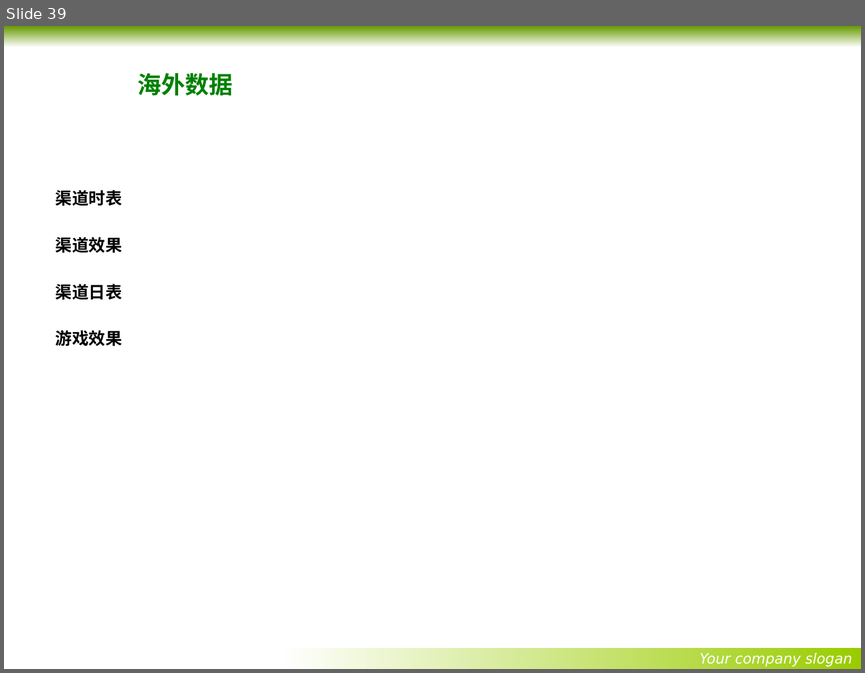
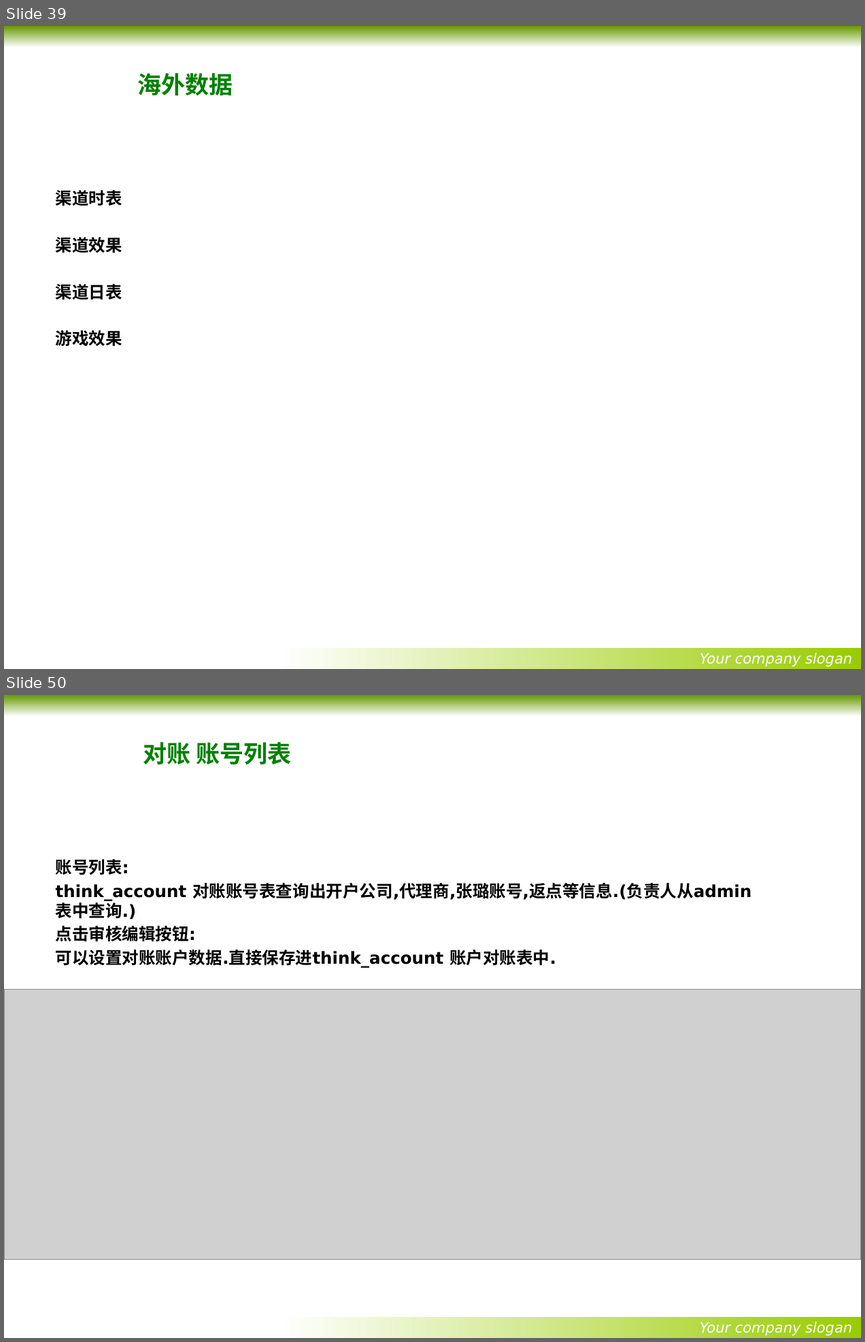
Before and after one commit to wangxiqunlucky/x-mind, a slide deck: youyun/优云项目讲解内容-最终正式版.pptx. Shown one above the other, each under a label of ours: slide 39 before the commit, slides 39 and 50 after it; the slides between them are not shown. The pictures are 865x673 and 865x1342 pixels, drawn with LibreOffice and Linux fonts; fonts in the diff are those of the drawing; grey boxes stand for pictures; background and template pictures are left out. Boxes give left, top, right and bottom in pixels: in the first picture for what was removed or moved away, otherwise in the second. Text is boxed around its words. In the diff, an @@ line names an element or a change of style, - is before the commit and + after.

Commit message:
2017年4月17日01:11:21
完成优云项目思维导图和ppt,还差数据库关系

```diff
--- a/youyun/优云项目讲解内容-最终正式版.pptx
+++ b/youyun/优云项目讲解内容-最终正式版.pptx
@@ slide 50 added at [4, 695, 861, 1338], background picture (left out); not listed: 2 template elements that a slide beside it also shows @@
@@ title added at [143, 742, 291, 765], 20 pt, text #008000, bold @@
+对账 账号列表
@@ text added at [56, 859, 751, 968], 14 pt, text #000000, bold @@
+账号列表:
+think_account 对账账号表查询出开户公司,代理商,张璐账号,返点等信息.(负责人从admin表中查询.)
+点击审核编辑按钮:
+可以设置对账账户数据.直接保存进think_account 账户对账表中.
@@ picture added at [4, 989, 861, 1259] @@
```
Also in this commit, not shown: 1 slide changed, 15 other slides added, 7 slides removed, 1 other file.
